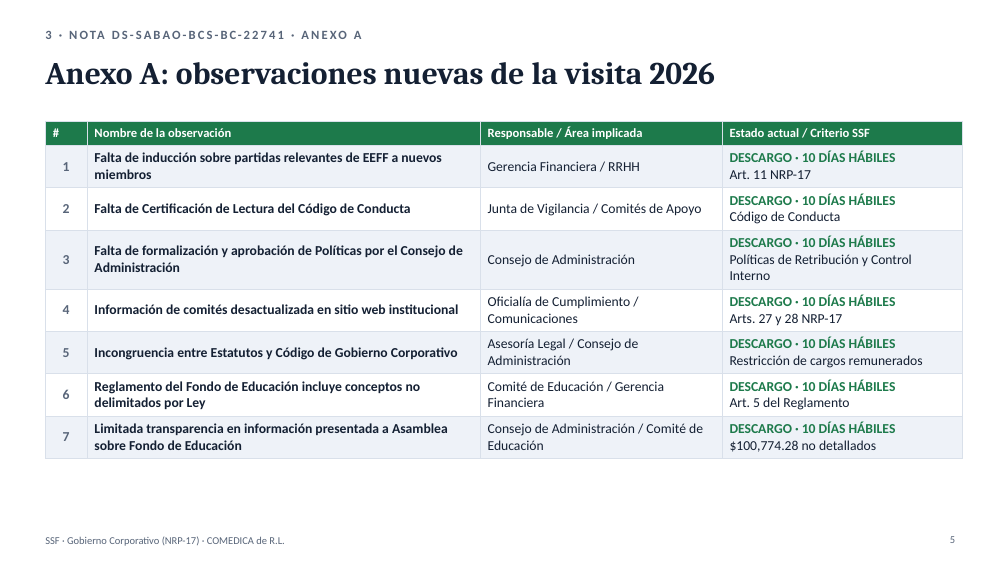
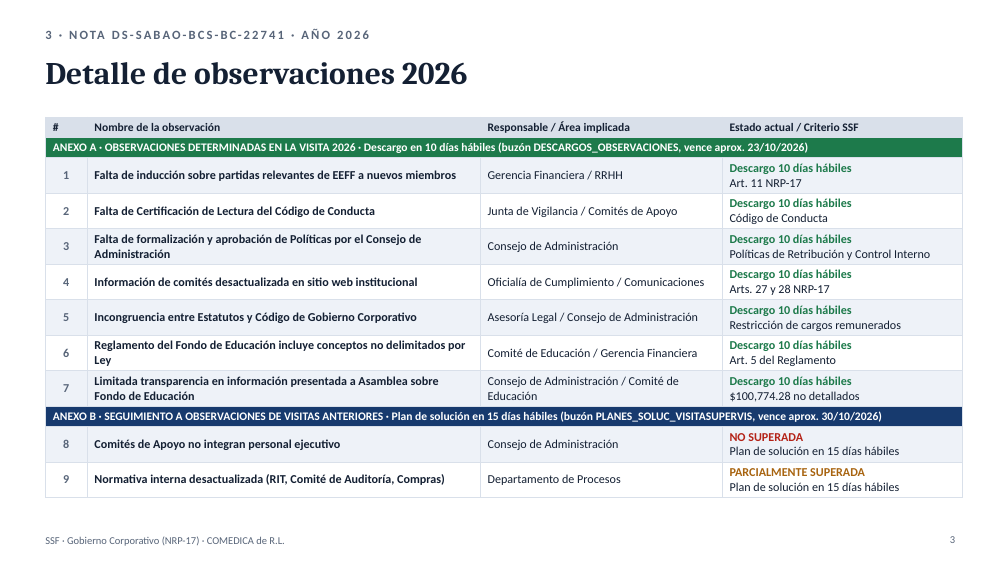
Before and after one commit to menjivar201280/riesgo, a slide deck: slide 3 of supervision-gobierno-corporativo/Supervision_GC_SSF_COMEDICA_2025-2026.pptx (slide 5 before the commit). Drawn at 1008x567 pixels with LibreOffice and Linux fonts; fonts in the diff are those of the drawing. Boxes give left, top, right and bottom in pixels: in the first picture for what was removed or moved away, otherwise in the second. Text is boxed around its words. In the diff, an @@ line names an element or a change of style, - is before the commit and + after.

```diff
--- a/supervision-gobierno-corporativo/Supervision_GC_SSF_COMEDICA_2025-2026.pptx
+++ b/supervision-gobierno-corporativo/Supervision_GC_SSF_COMEDICA_2025-2026.pptx
@@ title at bbox=[45, 62, 468, 85]: text changed @@
-Anexo A: observaciones nuevas de la visita 2026
+Detalle de observaciones 2026
@@ table at bbox=[45, 117, 963, 495] @@
-row 2: 1 | Falta de inducción sobre partidas relevantes de EEFF a nuevos miembros | Gerencia Financiera / RRHH | DESCARGO · 10 DÍAS HÁBILES / Art. 11 NRP-17
-row 3: 2 | Falta de Certificación de Lectura del Código de Conducta | Junta de Vigilancia / Comités de Apoyo | DESCARGO · 10 DÍAS HÁBILES / Código de Conducta
-row 4: 3 | Falta de formalización y aprobación de Políticas por el Consejo de Administración | Consejo de Administración | DESCARGO · 10 DÍAS HÁBILES / Políticas de Retribución y Control Interno
-row 5: 4 | Información de comités desactualizada en sitio web institucional | Oficialía de Cumplimiento / Comunicaciones | DESCARGO · 10 DÍAS HÁBILES / Arts. 27 y 28 NRP-17
-row 6: 5 | Incongruencia entre Estatutos y Código de Gobierno Corporativo | Asesoría Legal / Consejo de Administración | DESCARGO · 10 DÍAS HÁBILES / Restricción de cargos remunerados
-row 7: 6 | Reglamento del Fondo de Educación incluye conceptos no delimitados por Ley | Comité de Educación / Gerencia Financiera | DESCARGO · 10 DÍAS HÁBILES / Art. 5 del Reglamento
-row 8: 7 | Limitada transparencia en información presentada a Asamblea sobre Fondo de Educación | Consejo de Administración / Comité de Educación | DESCARGO · 10 DÍAS HÁBILES / $100,774.28 no detallados
+row 2: ANEXO A · OBSERVACIONES DETERMINADAS EN LA VISITA 2026 · Descargo en 10 días hábiles (buzón DESCARGOS_OBSERVACIONES, vence aprox. 23/10/2026) |  |  | 
+row 3: 1 | Falta de inducción sobre partidas relevantes de EEFF a nuevos miembros | Gerencia Financiera / RRHH | Descargo 10 días hábiles / Art. 11 NRP-17
+row 4: 2 | Falta de Certificación de Lectura del Código de Conducta | Junta de Vigilancia / Comités de Apoyo | Descargo 10 días hábiles / Código de Conducta
+row 5: 3 | Falta de formalización y aprobación de Políticas por el Consejo de Administración | Consejo de Administración | Descargo 10 días hábiles / Políticas de Retribución y Control Interno
+row 6: 4 | Información de comités desactualizada en sitio web institucional | Oficialía de Cumplimiento / Comunicaciones | Descargo 10 días hábiles / Arts. 27 y 28 NRP-17
+row 7: 5 | Incongruencia entre Estatutos y Código de Gobierno Corporativo | Asesoría Legal / Consejo de Administración | Descargo 10 días hábiles / Restricción de cargos remunerados
+row 8: 6 | Reglamento del Fondo de Educación incluye conceptos no delimitados por Ley | Comité de Educación / Gerencia Financiera | Descargo 10 días hábiles / Art. 5 del Reglamento
+row 9: 7 | Limitada transparencia en información presentada a Asamblea sobre Fondo de Educación | Consejo de Administración / Comité de Educación | Descargo 10 días hábiles / $100,774.28 no detallados
+row 10: ANEXO B · SEGUIMIENTO A OBSERVACIONES DE VISITAS ANTERIORES · Plan de solución en 15 días hábiles (buzón PLANES_SOLUC_VISITASUPERVIS, vence aprox. 30/10/2026) |  |  | 
+row 11: 8 | Comités de Apoyo no integran personal ejecutivo | Consejo de Administración | NO SUPERADA / Plan de solución en 15 días hábiles
+row 12: 9 | Normativa interna desactualizada (RIT, Comité de Auditoría, Compras) | Departamento de Procesos | PARCIALMENTE SUPERADA / Plan de solución en 15 días hábiles
@@ table: place and size @@
-table at bbox=[45, 121, 963, 456]
+table at bbox=[45, 117, 963, 495]
```
Also in this commit, not shown: 3 other slides changed, 5 slides removed, 1 other file.
